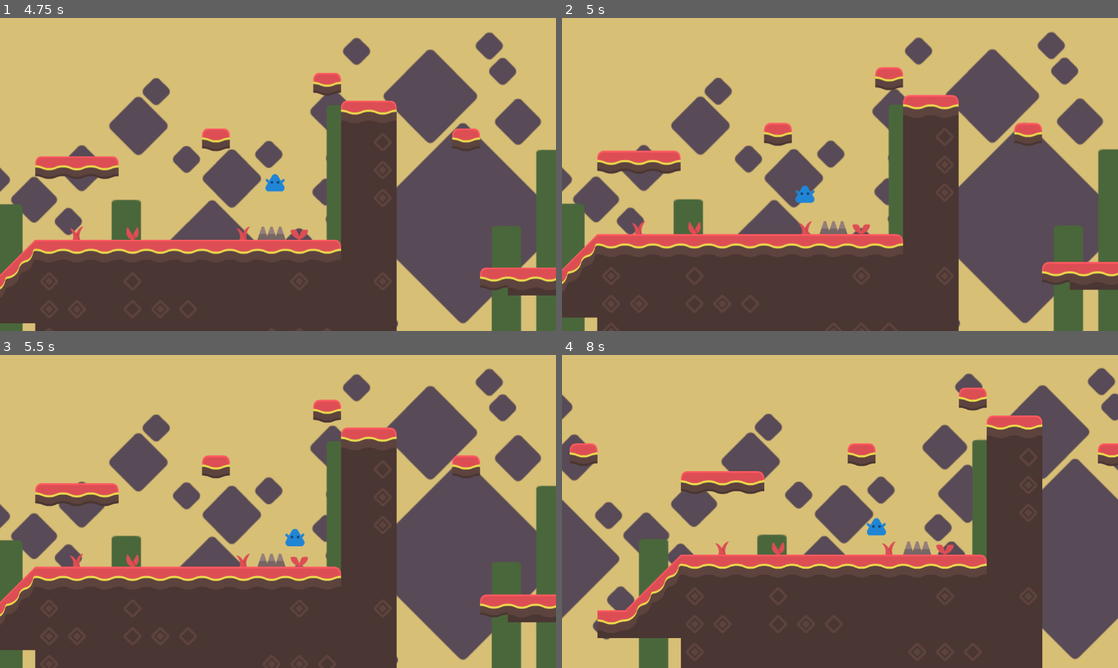
Above: before the commit, frames 1-4 (two rows, left to right).
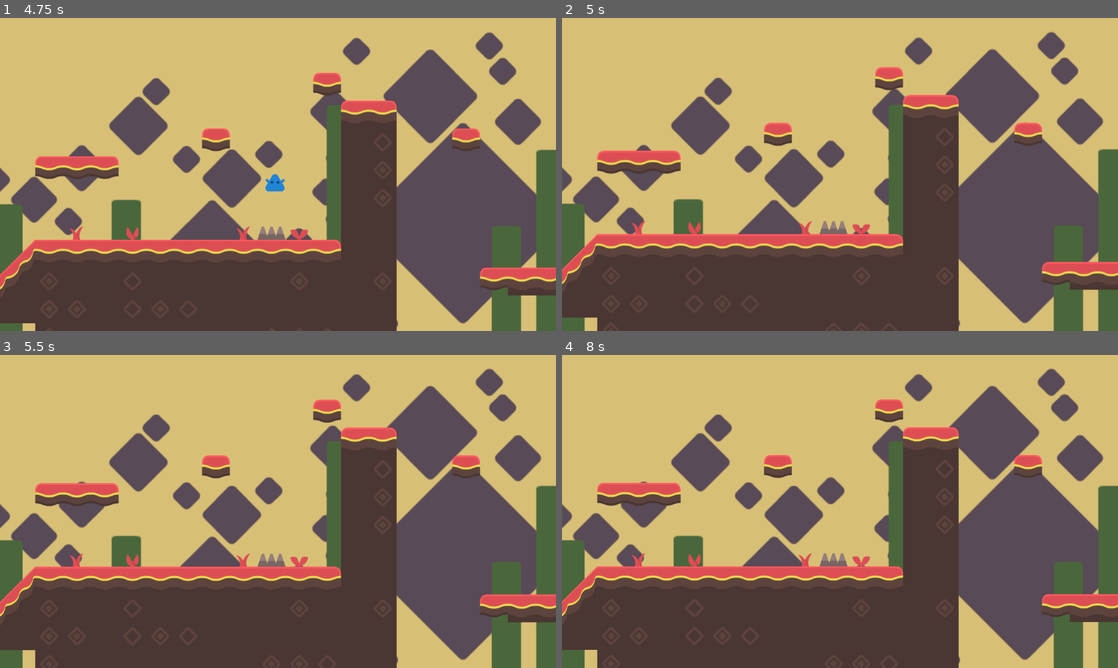
Above: after the commit, the same moments.

Repository: adsuttman/GDTest2
Game: Godot game, scene res://Resources/Levels/test_level.tscn
The game is run twice, just before and just after one commit, with the same random seed, the same clock (stepped at 60 frames per second) and the same inputs. This scene is started directly instead of the project's main scene.
Inputs:
- Up to frame 1 (4.75 s): tap Enter at 0.5 s; hold D (right) 0.53-2.03 s; tap Space (jump) at 0.6, 0.77, 1.07, 1.35, 1.52, 1.82, 2.1, 2.85, 3.02, 3.32, 3.6, 3.77, 4.07, 4.35, 4.52 s; hold A (left) 2.03-2.78 s; hold D (right) 2.78-4.28 s; hold A (left) from 4.28 s (still down)
- Up to frame 2 (5 s): keep holding A (left); tap Space (jump) at 4.82 s
- Up to frame 3 (5.5 s): release A (left) at 5.03 s; hold D (right) from 5.03 s (still down); tap Space (jump) at 5.1 s
- Up to frame 4 (8 s): release D (right) at 5.78 s; hold A (left) 5.78-7.28 s; tap Space (jump) at 5.85, 6.02, 6.32, 6.6, 6.77, 7.07, 7.35, 7.52, 7.82 s; hold D (right) from 7.28 s (still down)

Frame 1 is identical in both runs. In frame 2, 0.2% of the frame differs, in the area x 41-46%, y 53-60%; in frame 3, 0.2%; in frame 4, 47%, in the area x 0-100%, y 4-100%.
Error before the commit: Invalid access to property or key 'start_pressed' on a base object of type 'null instance'. (res://level_loader.gd:7)
Error after the commit: Invalid access to property or key 'start_pressed' on a base object of type 'null instance'. (res://level_loader.gd:8)

Commit message:
spikes now kill layer and reload level

Diff:
--- a/Resources/Player/player_character.gd
+++ b/Resources/Player/player_character.gd
@@ -12,6 +12,7 @@
 @export var fast_fall_multiplier: float = 1.5
 @export var terminal_velocity: float = 750
 @export var wall_slide_fall_multiplier = 1
+var alive = true
 
 @onready var animations: AnimatedSprite2D = $Animations
 @onready var states = $StateManager
@@ -22,10 +23,12 @@
 	states.init(self)
 
 func _unhandled_input(event: InputEvent) -> void:
-	states.input(event)
+	if alive:
+		states.input(event)
 
 func _physics_process(delta: float) -> void:
-	states.physics_process(delta)
+	if alive:
+		states.physics_process(delta)
 
 func _process(delta: float) -> void:
 	states.process(delta)
@@ -33,8 +36,14 @@
 func change_animation(animation :String) -> void:
 	animations.play(animation)
 
+func die() -> void:
+	alive = false
+
 func handle_collision(object: Object):
 	if object.has_meta("name"):
 		var name = object.get_meta("name")
 		if name == "spikes":
-			states.change_state($StateManager/Jump)
+			die()
+			hide()
+			await get_tree().create_timer(1).timeout
+			LevelLoader.reload()
--- a/level_loader.gd
+++ b/level_loader.gd
@@ -2,11 +2,17 @@
 
 @export var TestLevel: PackedScene = preload("res://Resources/Levels/test_level.tscn")
 @onready var MainMenu = get_tree().get_first_node_in_group("mainmenu")
+var current_level
 
 func _ready() -> void:
 	MainMenu.start_pressed.connect(load_level)
 
 func load_level() -> void:
-	var inst = TestLevel.instantiate()
-	get_tree().root.add_child(inst)
+	current_level = TestLevel.instantiate()
+	get_tree().root.add_child(current_level)
 	MainMenu.hide()
+
+func reload() -> void:
+	current_level.queue_free()
+	current_level = TestLevel.instantiate()
+	get_tree().root.add_child(current_level)
